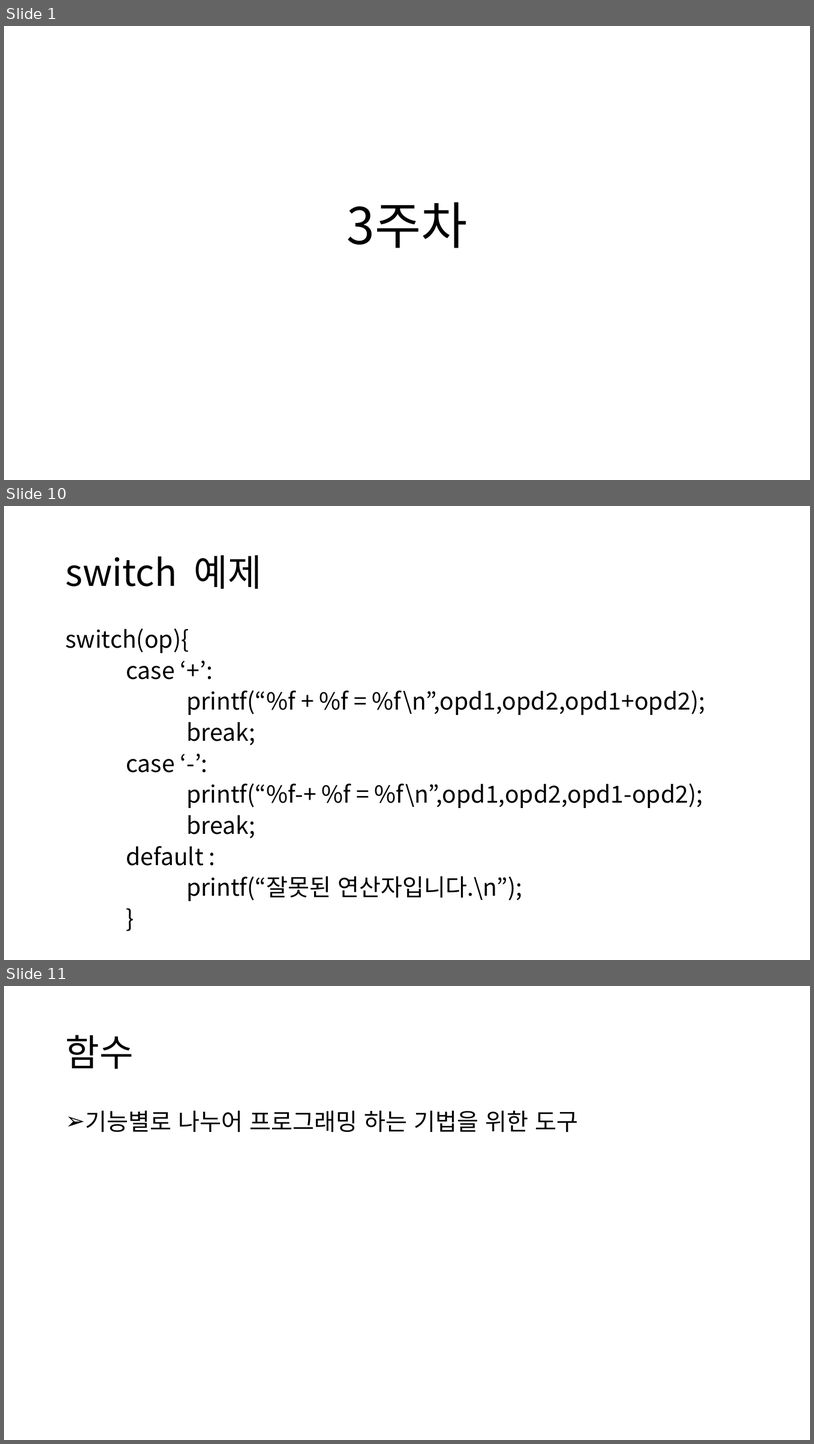
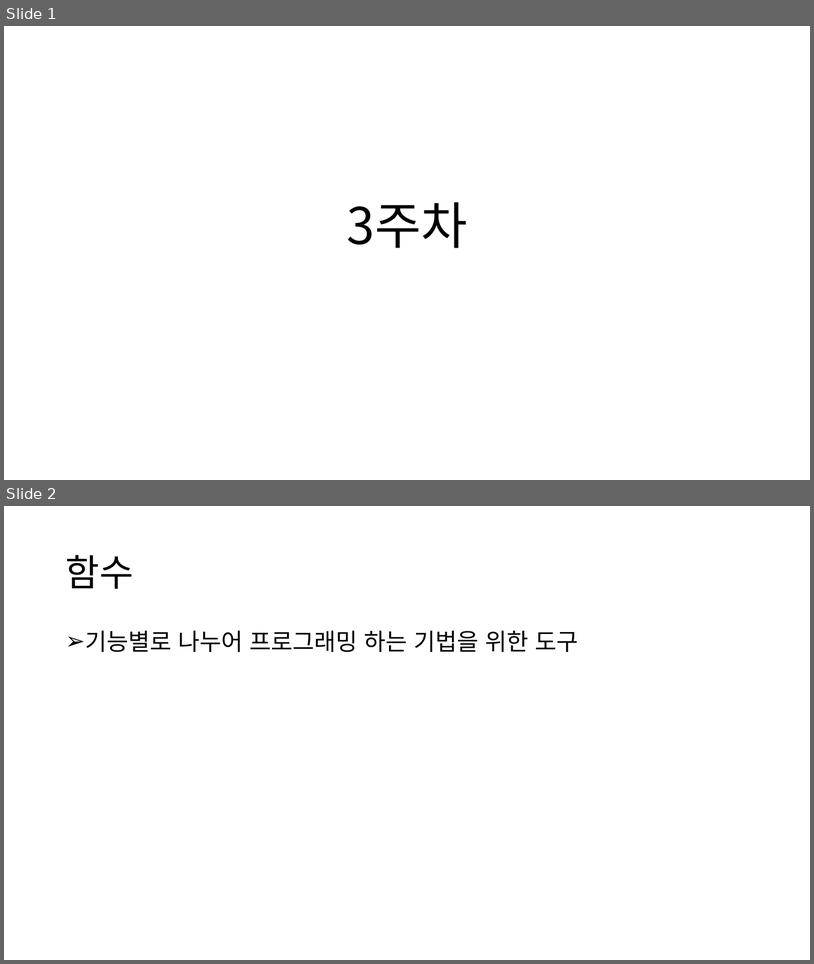
Before and after one commit to chohanjoo/C_Study, a slide deck: c언어 교제3.pptx. Shown one above the other, each under a label of ours: slides 1, 10 and 11 before the commit, slides 1 and 2 after it; the slides between them are not shown. The pictures are 814x1444 and 814x964 pixels, drawn with LibreOffice and Linux fonts; fonts in the diff are those of the drawing. Boxes give left, top, right and bottom in pixels: in the first picture for what was removed or moved away, otherwise in the second. Text is boxed around its words. In the diff, an @@ line names an element or a change of style, - is before the commit and + after.

```diff
--- a/c언어 교제3.pptx
+++ b/c언어 교제3.pptx
@@ slide 10 removed at (4, 506, 810, 960), background #FFFFFF @@
@@ title removed at (65, 555, 262, 589) @@
-switch 예제
@@ text removed at (65, 628, 706, 901) @@
-switch(op){
-case ‘+’:
-printf(“%f + %f = %f\n”,opd1,opd2,opd1+opd2);
-break;
-case ‘-’:
-printf(“%f-+ %f = %f\n”,opd1,opd2,opd1-opd2);
-break;
-default :
-printf(“잘못된 연산자입니다.\n”);
-}
@@ what was slide 11 is now slide 2 @@
```
Also in this commit, not shown: 8 other slides removed, 7 other files.
